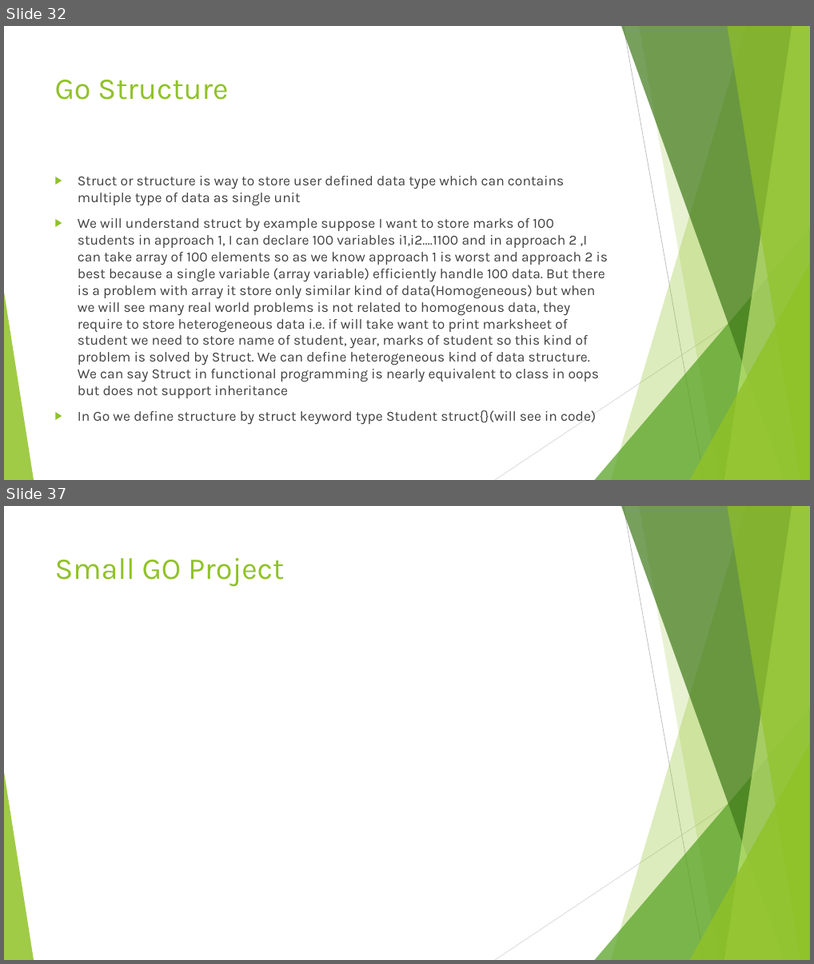
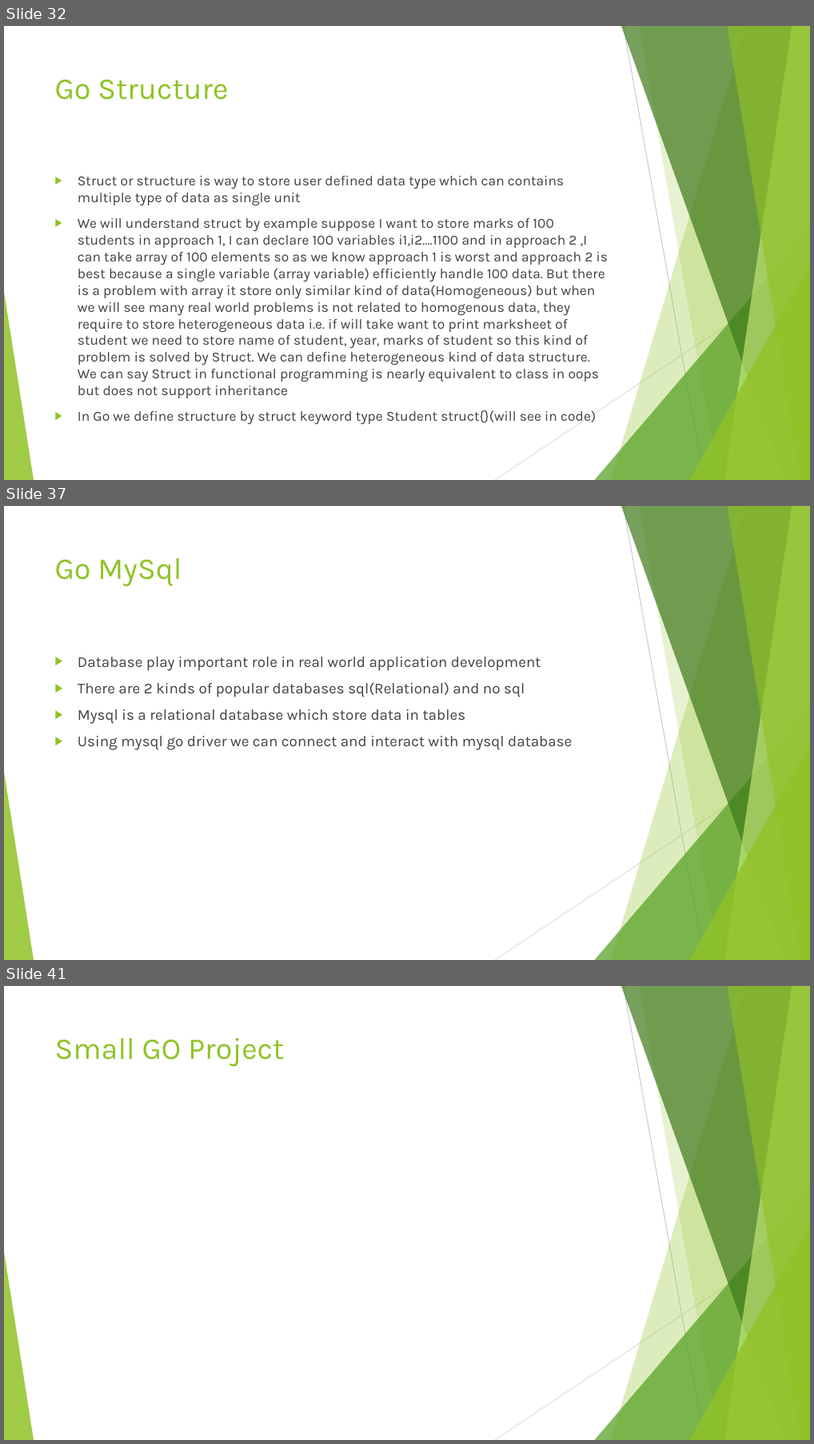
Before and after one commit to vivekdubeydeveloper/goquickstart, a slide deck: goquickstart.pptx. Shown one above the other, each under a label of ours: slides 32 and 37 before the commit, slides 32, 37 and 41 after it; the slides between them are not shown. The pictures are 814x964 and 814x1444 pixels, drawn with LibreOffice and Linux fonts; fonts in the diff are those of the drawing. Boxes give left, top, right and bottom in pixels: in the first picture for what was removed or moved away, otherwise in the second. Text is boxed around its words. In the diff, an @@ line names an element or a change of style, - is before the commit and + after.

```diff
--- a/goquickstart.pptx
+++ b/goquickstart.pptx
@@ slide 37 added at [4,506,810,960], background #FFFFFF; not listed: 10 template elements that a slide beside it also shows @@
@@ title added at [55,558,182,587], 36 pt, text #90C226 @@
+Go MySql
@@ text added at [78,656,572,750], 18 pt, text #404040 @@
+▶ Database play important role in real world application development
+▶ There are 2 kinds of popular databases sql(Relational) and no sql
+▶ Mysql is a relational database which store data in tables
+▶ Using mysql go driver we can connect and interact with mysql database
@@ what was slide 37 is now slide 41 @@
```
Also in this commit, not shown: 4 slides changed, 3 other slides added, 13 other files.
